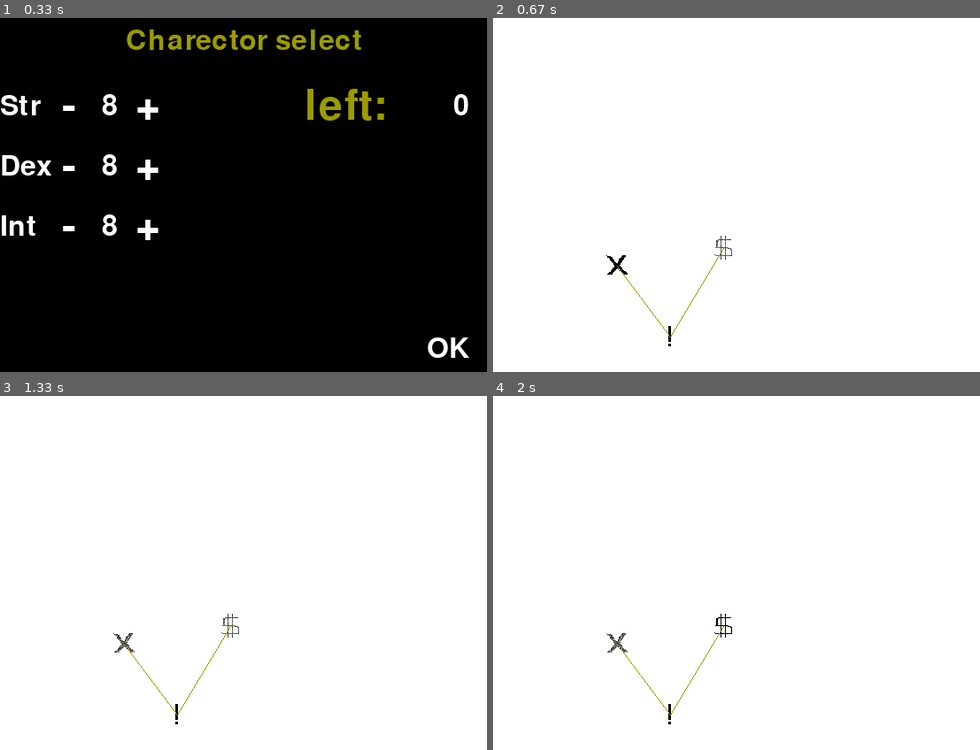
Above: before the commit, frames 1-4 (two rows, left to right).
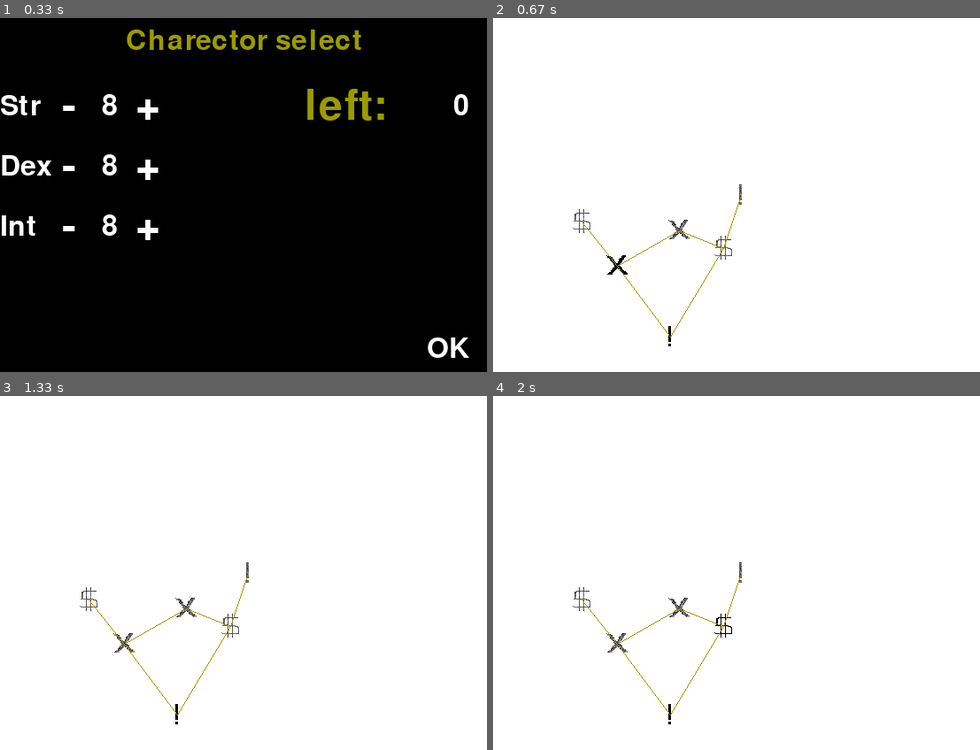
Above: after the commit, the same moments.

Repository: Leteno/learn-pygame
Game: pygame game, started from card-game/main.py
The game is run twice, just before and just after one commit, with the same random seed, the same clock (stepped at 60 frames per second) and the same inputs.
Inputs (mouse positions are in pixels of both pictures, inside the frame that each line leads up to):
- Up to frame 1 (0.33 s): no input
- Up to frame 2 (0.67 s): click "OK" at 0.38 s
- Up to frame 3 (1.33 s): hold Right 0.67-1.13 s; move the mouse to (355, 622) at 0.7 s; hold Right from 1.17 s (still down)
- Up to frame 4 (2 s): release Right at 1.63 s

Frame 1 is identical in both runs. In frame 2, 0.3% of the frame differs, in the area x 16-52%, y 47-70%; in frame 3, 0.3%; in frame 4, 0.3%.

Commit message:
Fix bugs on map_scene

Diff:
--- a/card-game/gamestate.py
+++ b/card-game/gamestate.py
@@ -60,6 +60,7 @@
         self.point = None
         self.next = []
         self.prev = []
+        self.selected = False
 
     @property
     def type(self):
@@ -78,8 +79,18 @@
 class map_data :
     def __init__(self):
         self.header = None
-        self.current_item = self.header
+        self._current_item = self.header
         self.selected_item = None
+
+    @property
+    def current_item(self):
+        return self._current_item
+
+    @current_item.setter
+    def current_item(self, item):
+        if item:
+            item.selected = True
+        self._current_item = item
 
     def read_from_file(self, filename):
         assert os.path.exists(filename), 'Cannot find the map file: %s' % (filename)
--- a/card-game/scene/game/map_scene.py
+++ b/card-game/scene/game/map_scene.py
@@ -95,6 +95,7 @@
     items = [header]
     count = 0
     maxCount = 100
+    history = [] # The drawn items live here
     while items:
         count += 1
         assert count < maxCount, 'count should be less than %d' % maxCount
@@ -106,6 +107,9 @@
             next_items += item.next
             if item.point is None:
                 continue
+            if list_contain(history, item):
+                continue
+            history.append(item)
             surf = g(item)
             rect = surf.get_rect()
             rect.center = item.point
@@ -127,7 +131,10 @@
 def get_proper_image(map_item, current_item, selected_item):
     global map_scene_blink, map_scene_blink_count
 
-    dictionary = DARKDICT
+    dictionary = LIGHTDICT
+    if map_item.selected :
+        dictionary = DARKDICT
+
     if current_item in map_item.prev :
         dictionary = LIGHTDICT
 
--- a/card-game/util.py
+++ b/card-game/util.py
@@ -14,3 +14,9 @@
         if event.key == K_ESCAPE:
             terminate()
         pygame.event.post(event)
+
+def list_contain(list, item):
+    try:
+        return list.index(item) >= 0
+    except:
+        return False
Not shown, changed: card-game/res/map.dat
